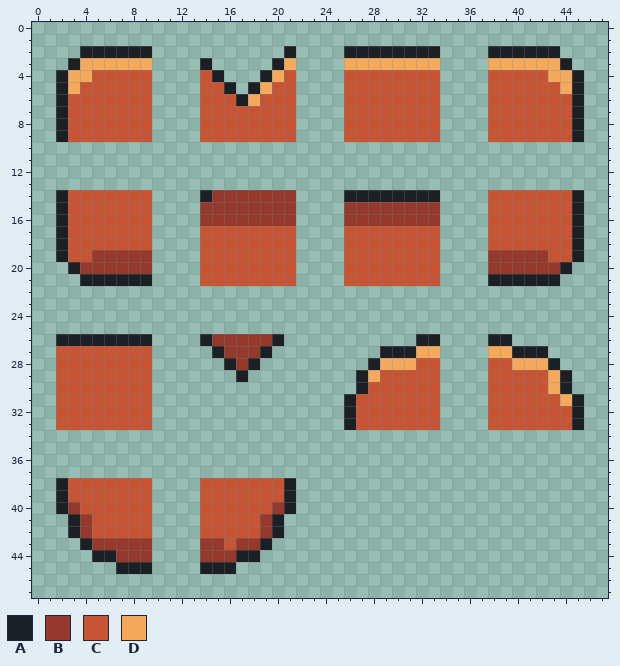
Two states of a pixel-art sprite, Assets/Sprites/UI/Nodes/Boundaries/Borders.png. The first picture shows the starting point.
The file is 48x48 pixels. Colours within 5 levels of each other are drawn and written as one.
Palette (. is transparent): A #1b2026  B #95392c  C #c75533  D #f5a95b
And afterwards:
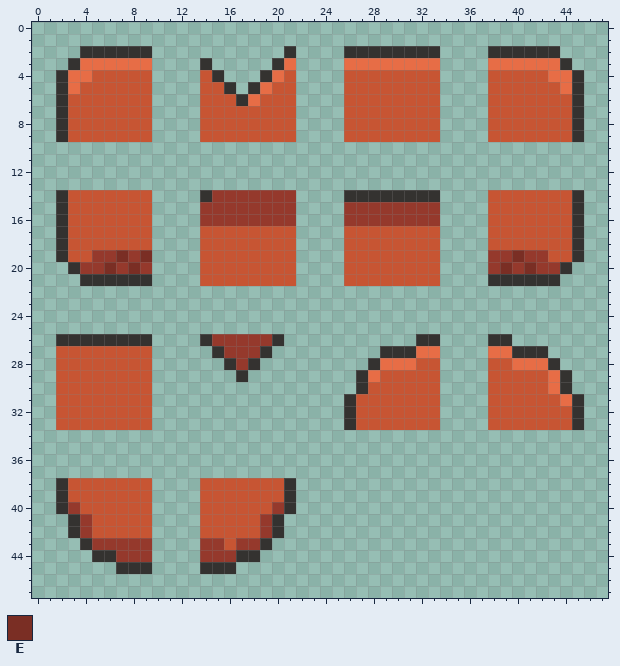
Colours new in this view: E #7a2e24
Difference:
{"colour":"A","old":"#1b2026","new":"#343230"}
{"colour":"D","old":"#f5a95b","new":"#e76d46"}
{"y":19,"x":7,"old":"B","new":"E"}
{"y":19,"x":9,"old":"B","new":"E"}
{"y":19,"x":40,"old":"B","new":"E"}
{"y":20,"x":6,"old":"B","new":"E"}
{"y":20,"x":8,"old":"B","new":"E"}
{"y":20,"x":39,"old":"B","new":"E"}
{"y":20,"x":41,"old":"B","new":"E"}
{"label":"changed","picture_box":[56,46,584,574]}
